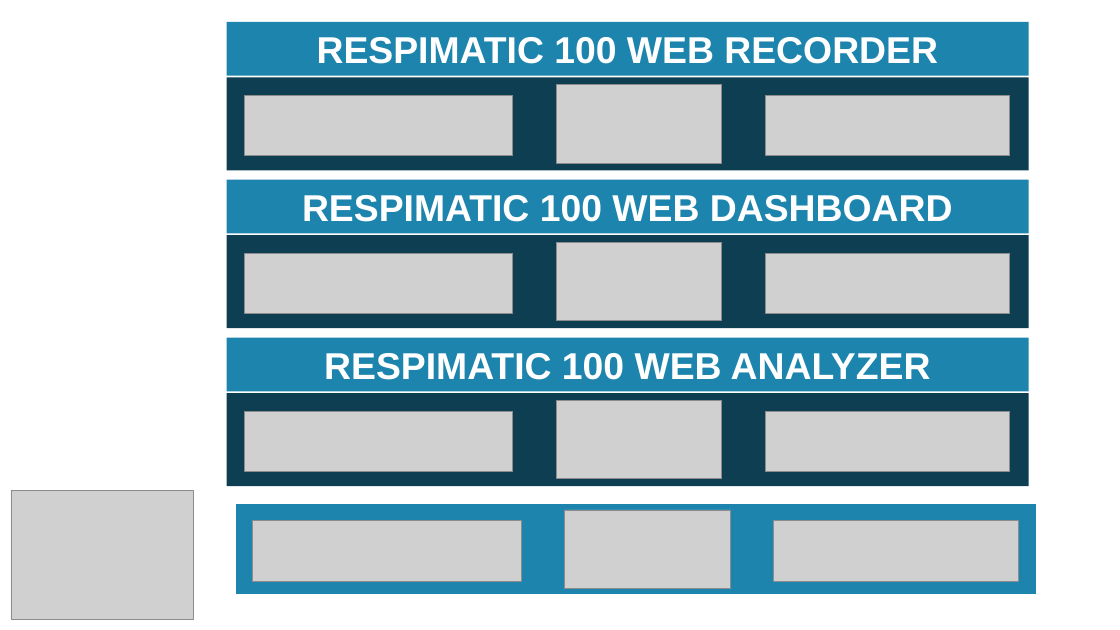
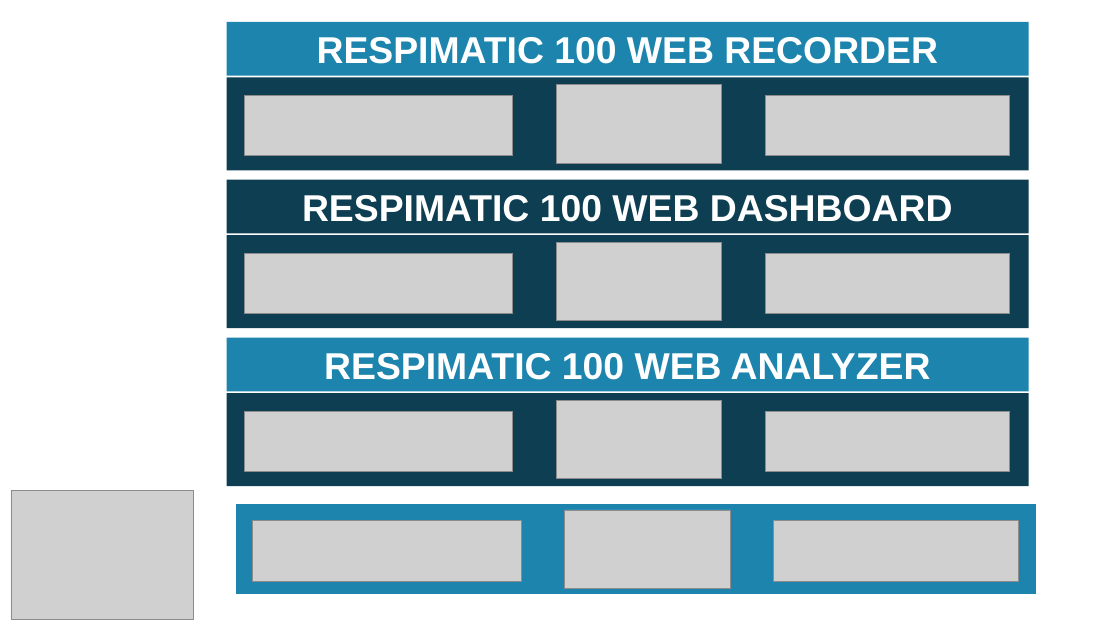
Before and after one commit to sunilmeister/sunilmeister.github.io, a slide deck: slide 1 of img/Logo.pptx. Drawn at 1120x630 pixels with LibreOffice and Linux fonts; fonts in the diff are those of the drawing; grey boxes stand for pictures. Boxes give left, top, right and bottom in pixels: in the first picture for what was removed or moved away, otherwise in the second. Text is boxed around its words. In the diff, an @@ line names an element or a change of style, - is before the commit and + after.

```diff
--- a/img/Logo.pptx
+++ b/img/Logo.pptx
@@ rectangle "RESPIMATIC 100 WEB DASHBOARD" at (227,180,1029,234): fill #1D85AD to #0D3E51 @@
```
Also in this commit, not shown: 3 other files.
